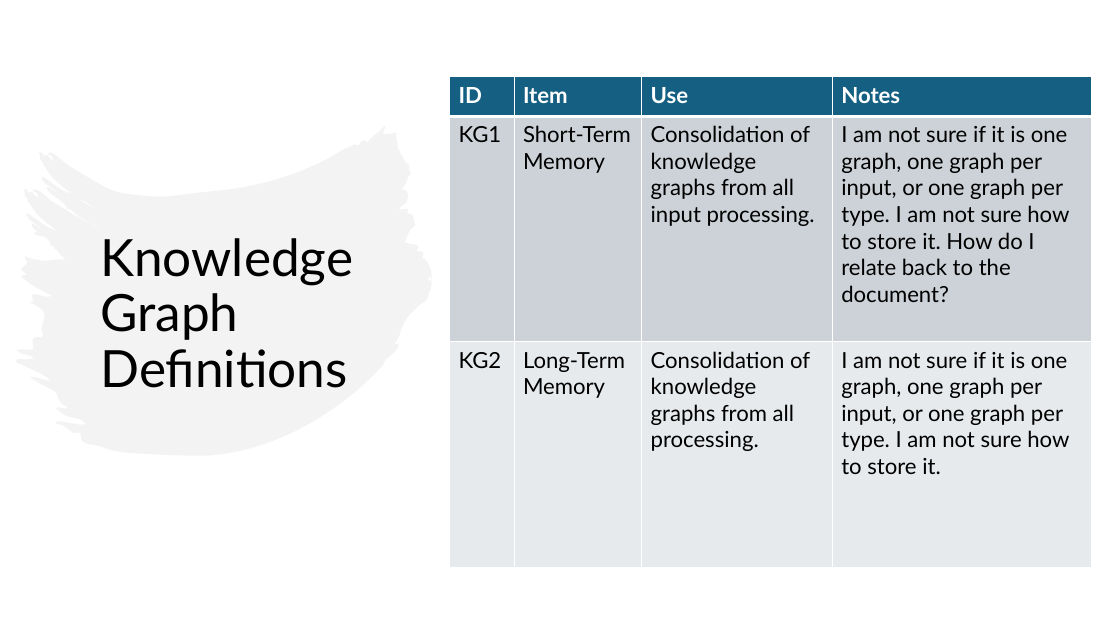
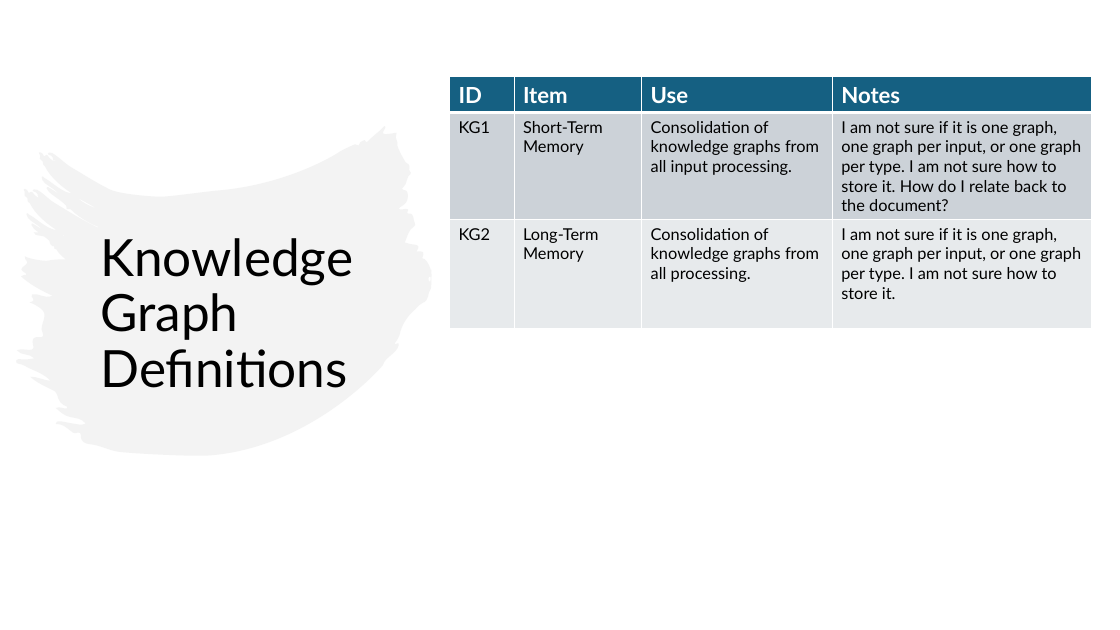
Before and after one commit to OwlSaver/GWU, a slide deck: slide 7 of Praxis/Advisor/Session 7/Wacey Michal Praxis Methodology V2.pptx. Drawn at 1120x630 pixels with LibreOffice and Linux fonts; fonts in the diff are those of the drawing. Boxes give left, top, right and bottom in pixels: in the first picture for what was removed or moved away, otherwise in the second. Text is boxed around its words. In the diff, an @@ line names an element or a change of style, - is before the commit and + after.

```diff
--- a/Praxis/Advisor/Session 7/Wacey Michal Praxis Methodology V2.pptx
+++ b/Praxis/Advisor/Session 7/Wacey Michal Praxis Methodology V2.pptx
@@ table at (x1=450, y1=77, x2=1092, y2=329) @@
@@ size 19 to 14 pt @@
```
Also in this commit, not shown: 6 other slides changed, 1 slide added, 1 slide removed, 3 other files.
